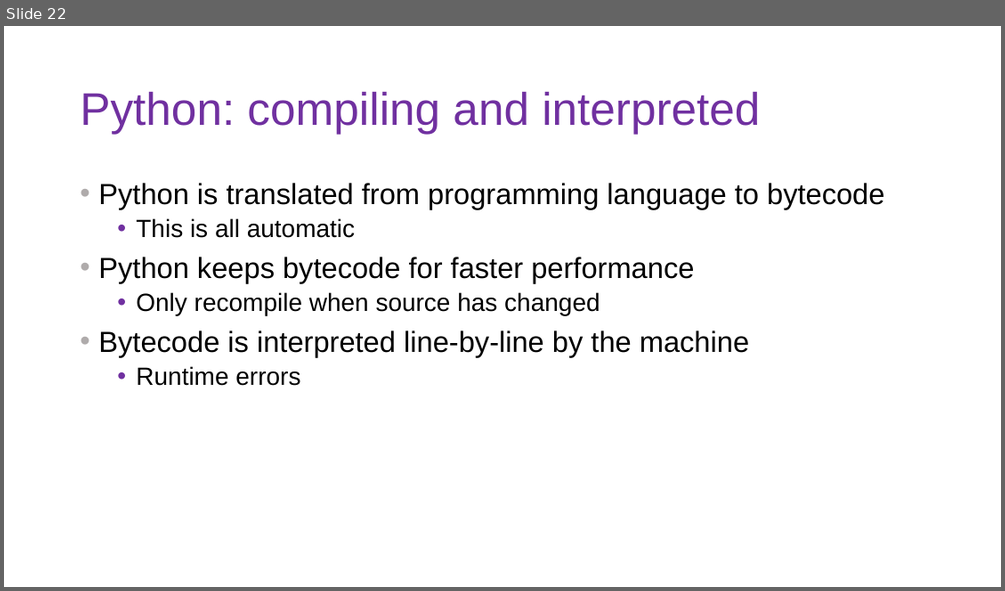
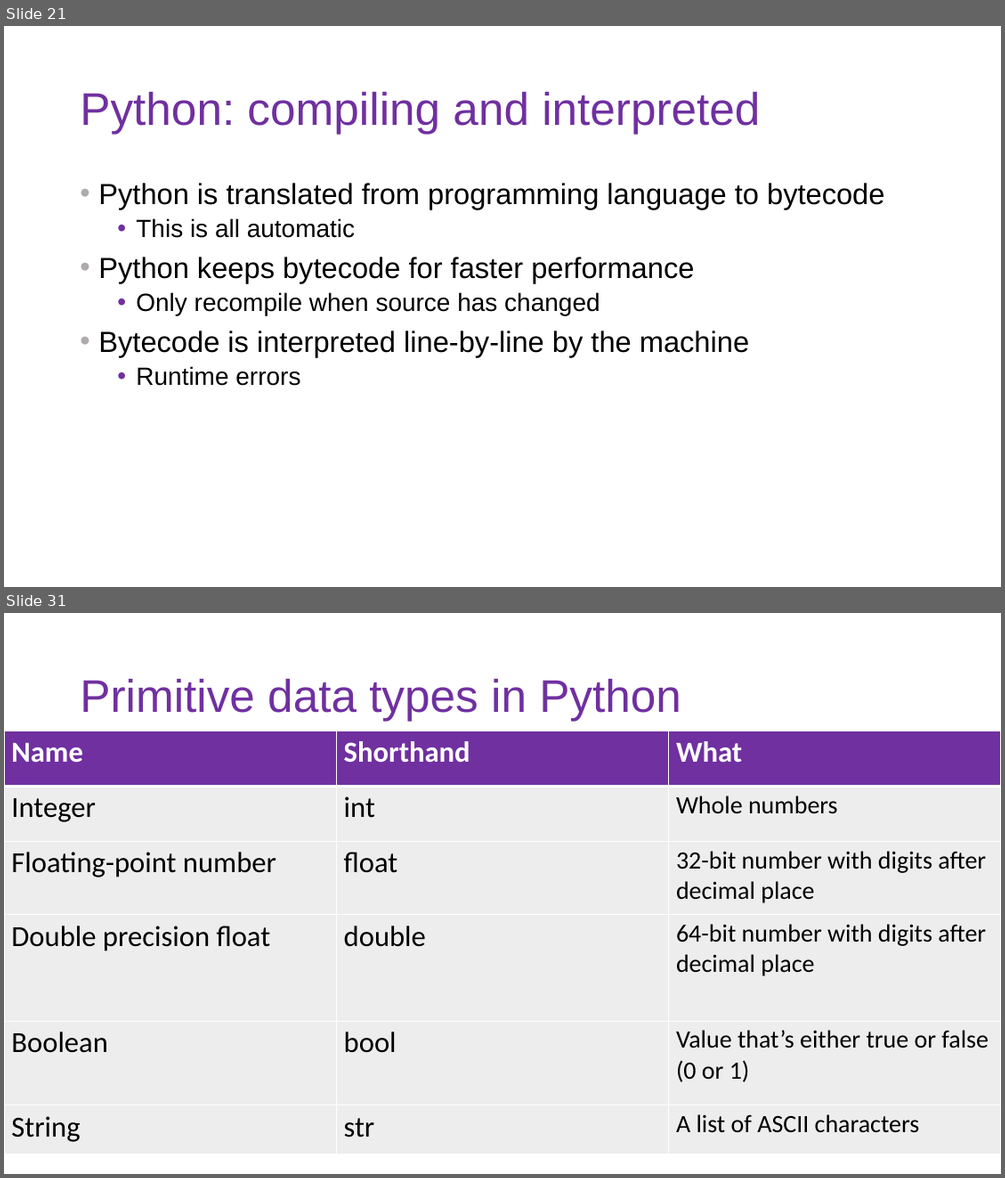
Before and after one commit to DoriMG/SN_python_course, a slide deck: lectures/1_intro_cs.pptx. Shown one above the other, each under a label of ours: slide 22 before the commit, slides 21 and 31 after it; the slides between them are not shown. The pictures are 1005x591 and 1005x1178 pixels, drawn with LibreOffice and Linux fonts; fonts in the diff are those of the drawing. Boxes give left, top, right and bottom in pixels: in the first picture for what was removed or moved away, otherwise in the second. Text is boxed around its words. In the diff, an @@ line names an element or a change of style, - is before the commit and + after.

```diff
--- a/lectures/1_intro_cs.pptx
+++ b/lectures/1_intro_cs.pptx
@@ slide 31 added at bbox=[4, 613, 1001, 1174], background #FFFFFF @@
@@ title added at bbox=[80, 679, 681, 721], 44 pt, text #7030A0 @@
+Primitive data types in Python
@@ table added at bbox=[4, 731, 1000, 1153], 6 rows, 3 columns @@
+Name | Shorthand | What
+Integer | int | Whole numbers
+Floating-point number | float | 32-bit number with digits after decimal place
+Double precision float | double | 64-bit number with digits after decimal place
+Boolean | bool | Value that’s either true or false (0 or 1)
+String | str | A list of ASCII characters
@@ what was slide 22 is now slide 21 @@
```
Also in this commit, not shown: 11 other slides added, 6 slides removed, 40 other files.
